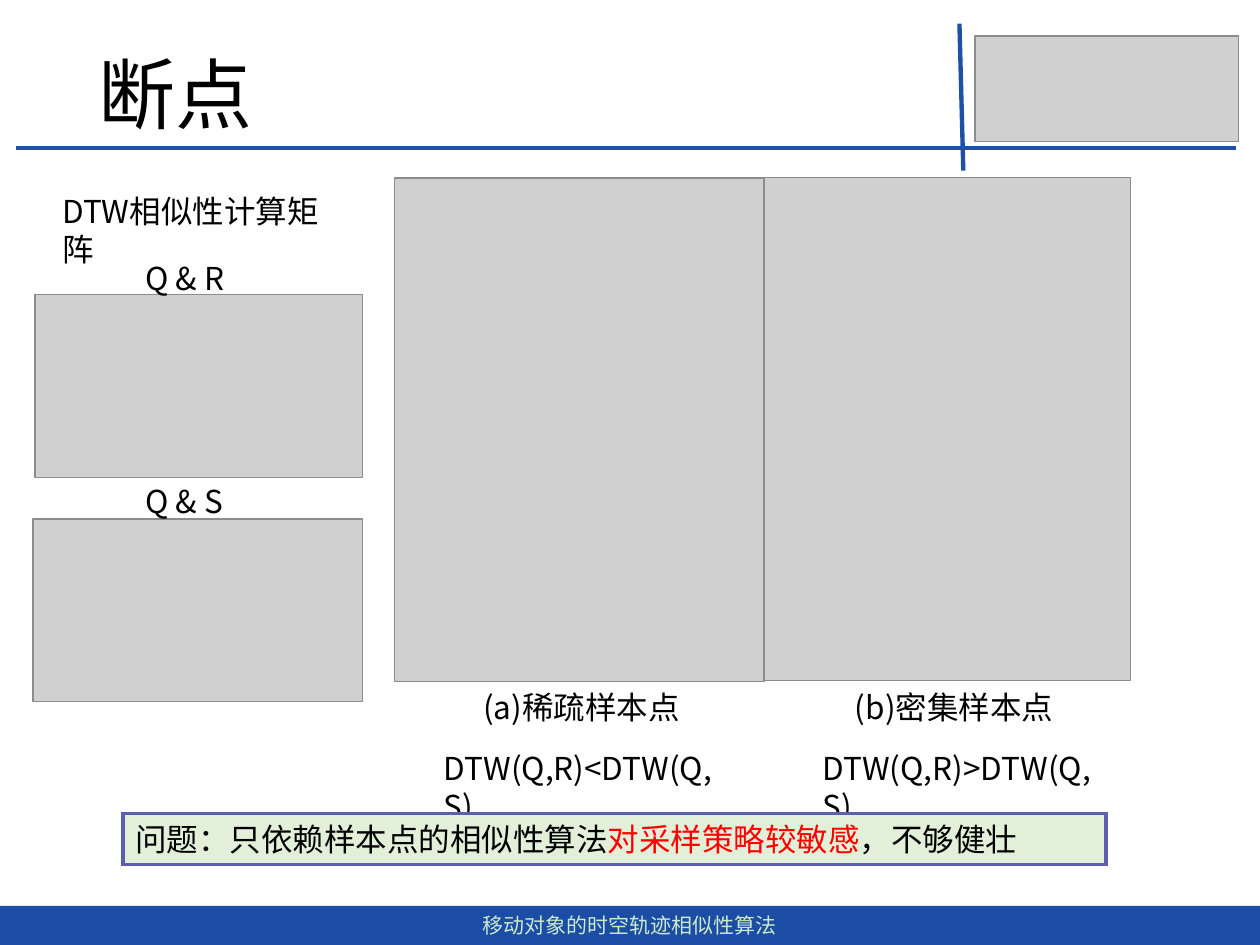
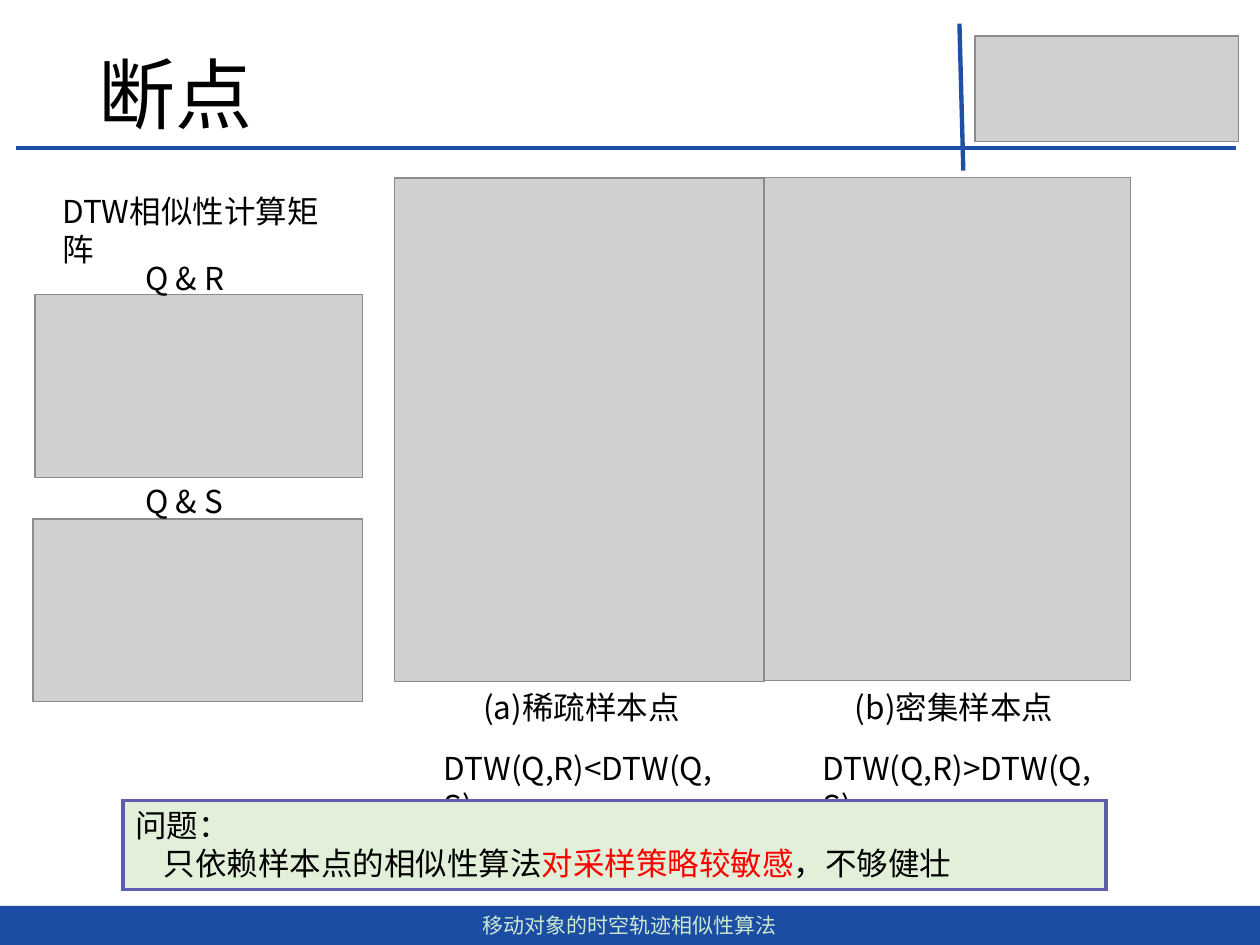
Before and after one commit to dingguangwei/biyelunwen, a slide deck: slide 17 of 答辩——毕设.pptx. Drawn at 1260x945 pixels with LibreOffice and Linux fonts; fonts in the diff are those of the drawing; grey boxes stand for pictures. Boxes give left, top, right and bottom in pixels: in the first picture for what was removed or moved away, otherwise in the second. Text is boxed around its words. In the diff, an @@ line names an element or a change of style, - is before the commit and + after.

```diff
--- a/答辩——毕设.pptx
+++ b/答辩——毕设.pptx
@@ rectangle "问题：": place and size @@
-rectangle "问题：" at (123,814,1106,864)
+rectangle "问题：" at (123,800,1106,890)
@@ text in rectangle at (135,811,952,878): text changed @@
-问题：只依赖样本点的相似性算法对采样策略较敏感，不够健壮
+问题：
+只依赖样本点的相似性算法对采样策略较敏感，不够健壮
```
Also in this commit, not shown: 9 other slides changed, 1 slide removed, 2 other files.
